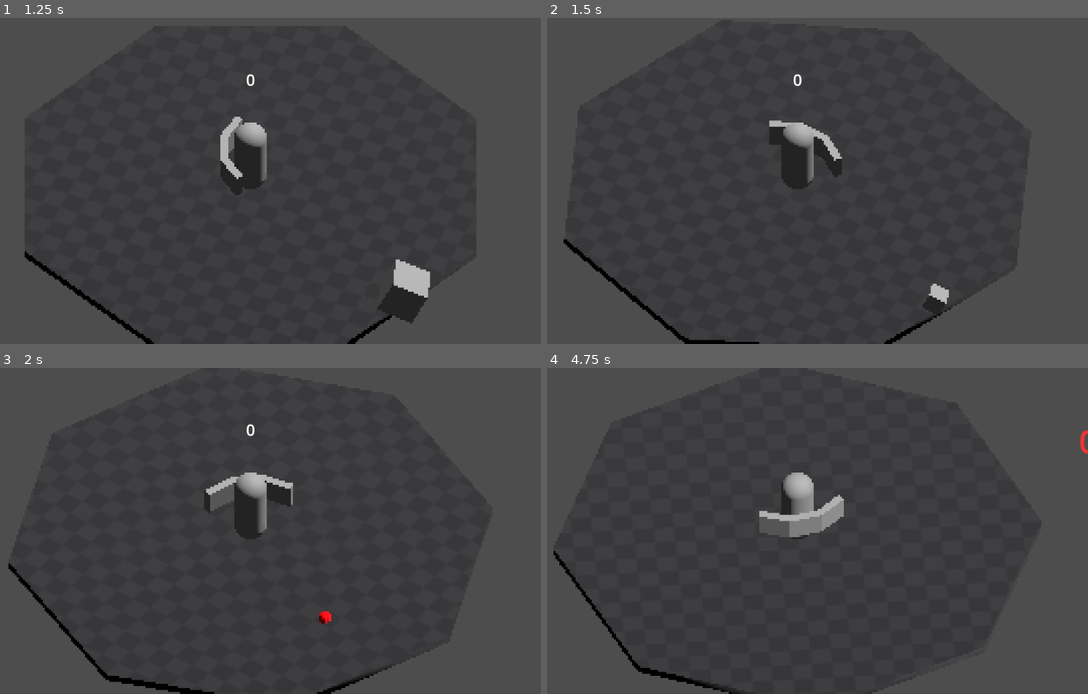
Above: before the commit, frames 1-4 (two rows, left to right).
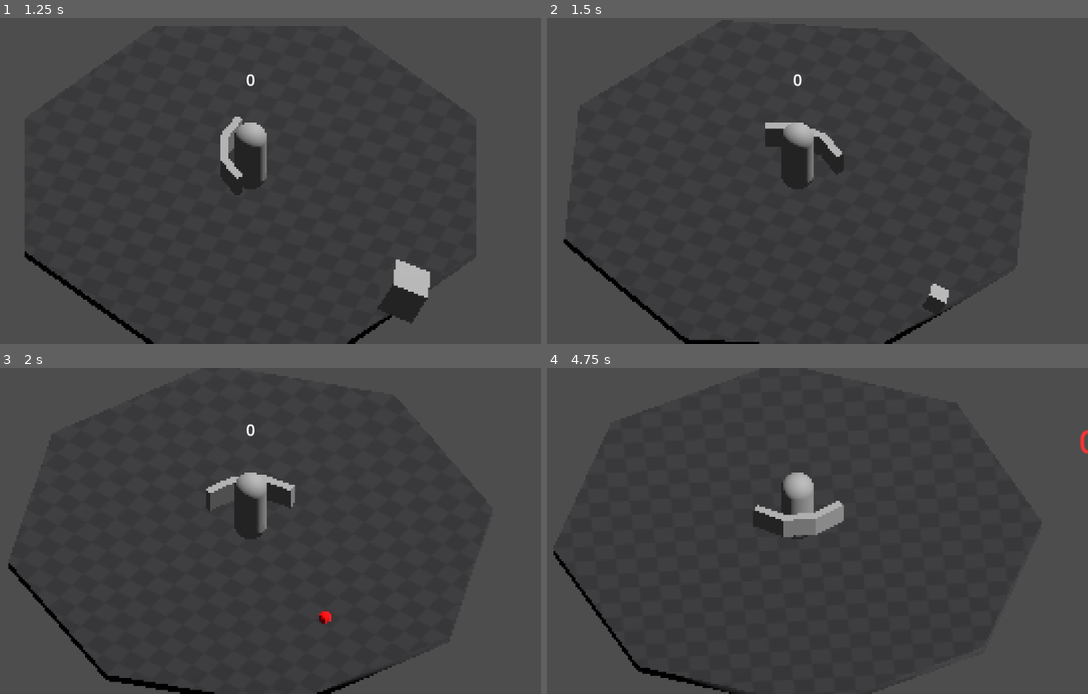
Above: after the commit, the same moments.

Repository: JammingDino/john-the-jester
Game: Godot game, scene res://Main.tscn
Two runs of this game, one before a commit and one after it. Both use one fixed random seed, a clock stepped at 60 frames per second and the inputs below.
Inputs (mouse positions are in pixels of both pictures, inside the frame that each line leads up to):
- Up to frame 1 (1.25 s): click "Play" at 0.5 s
- Up to frame 2 (1.5 s): tap Enter (ui_accept) at 1.25 s; move the mouse to (768, 246) at 1.27 s; hold Up (ui_up) from 1.28 s (still down)
- Up to frame 3 (2 s): keep holding Up (ui_up); tap Enter (ui_accept) at 1.52 s
- Up to frame 4 (4.75 s): move the mouse to (974, 579) at 2.02 s; tap Enter (ui_accept) at 2.27, 3.77, 4.52 s; move the mouse to (622, 482) at 2.77 s; release Up (ui_up) at 2.78 s; hold Left (ui_left) 2.78-4.28 s; move the mouse to (828, 531) at 3.52 s; move the mouse to (709, 449) at 4.27 s; hold Down (ui_down) from 4.28 s (still down)

Frame 1 is identical in both runs. In frame 2, 0.2% of the frame differs, in the area x 40-55%, y 31-49%; in frame 3, 0.1%; in frame 4, 0.6%, in the area x 38-55%, y 38-52%.

Commit message:
#1 Fixed the Interpolation bug

Diff:
--- a/Script/main.gd
+++ b/Script/main.gd
@@ -5,7 +5,8 @@
 var indicator_y: float = 0.0
 var indicator_velocity: float = 0.0
 const SPRING_STRENGTH: float = 400.0
-const DAMPING: float = 0.9
+const DAMPING: float = 0.85
+const REF_FPS: float = 60.0
 const BUTTON_HEIGHT: float = 30.0
 const BUTTON_SPACING: float = 10.0
 
@@ -79,7 +80,7 @@
 	var displacement = target_y - indicator_y
 	var acceleration = displacement * SPRING_STRENGTH
 	indicator_velocity += acceleration * delta
-	indicator_velocity *= DAMPING
+	indicator_velocity *= pow(DAMPING, delta * REF_FPS)
 	indicator_y += indicator_velocity * delta
 
 	indicator.position.y = indicator_y
--- a/Script/tomato_catcher/player.gd
+++ b/Script/tomato_catcher/player.gd
@@ -4,7 +4,8 @@
 var current_angle : float = 0.0
 var angle_velocity : float = 0.0
 const SPRING_STRENGTH : float = 400.0
-const DAMPING : float = 0.9
+const DAMPING : float = 0.85
+const REF_FPS: float = 60.0
 
 @onready var facing: Node3D = $Facing
 @onready var animation_player: AnimationPlayer = $AnimationPlayer
@@ -30,7 +31,7 @@
 
 	var acceleration = displacement * SPRING_STRENGTH
 	angle_velocity += acceleration * delta
-	angle_velocity *= DAMPING
+	angle_velocity *= pow(DAMPING, delta * REF_FPS)
 	current_angle += angle_velocity * delta
 	current_angle = wrapf(current_angle, -PI, PI)
 
Not shown, changed: .gitignore
